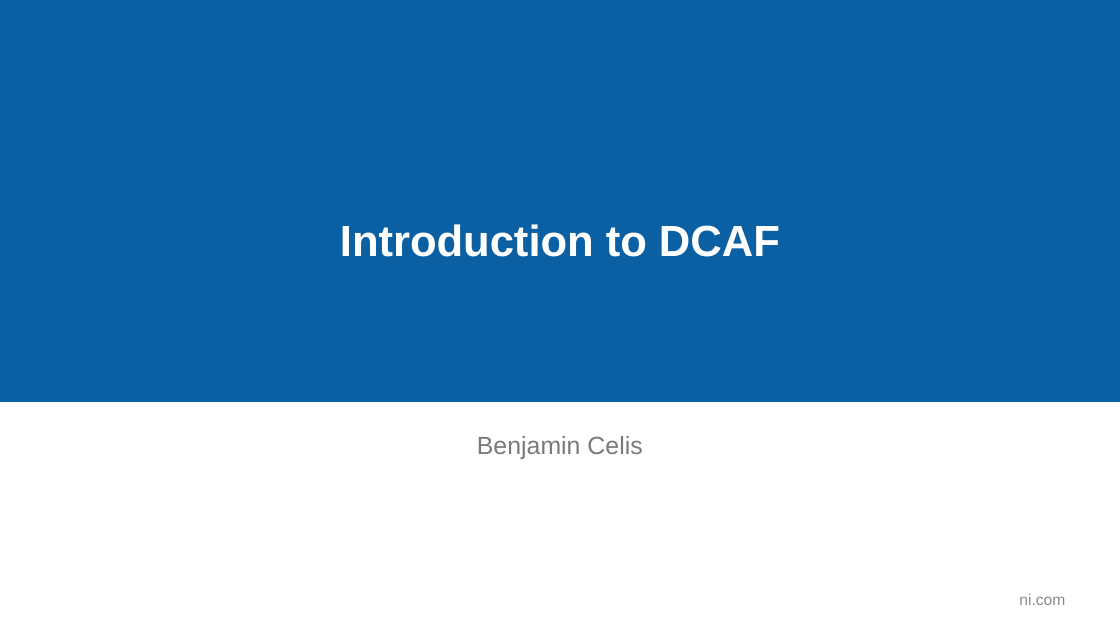
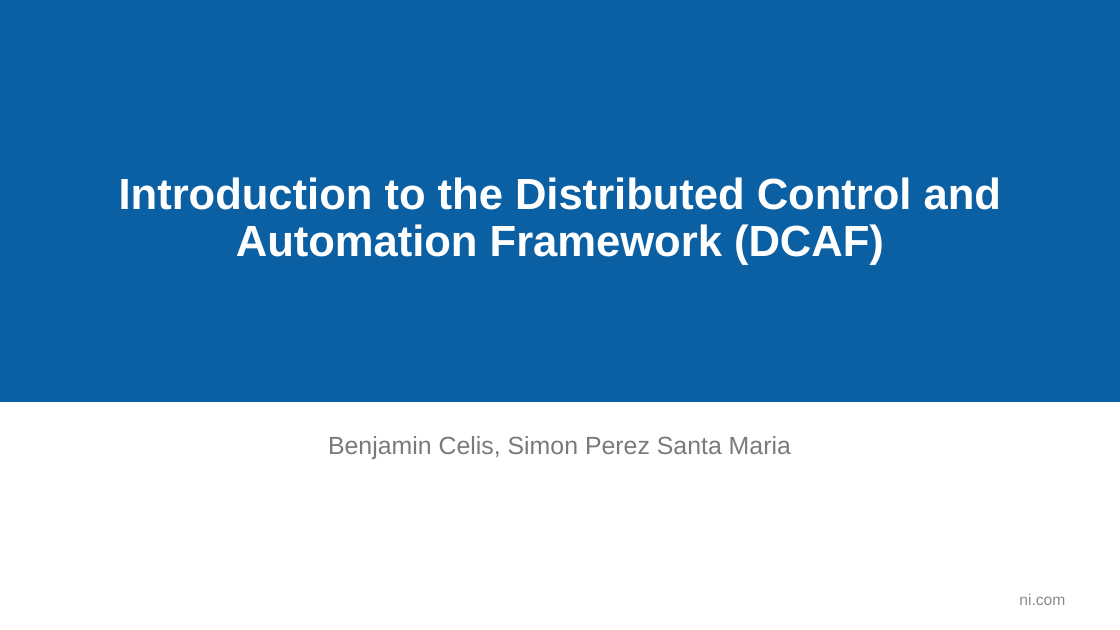
Before and after one commit to LabVIEW-DCAF/Documentation, a slide deck: slide 1 of Trunk/Presentations/A_Introduction to DCAF.pptx. Drawn at 1120x630 pixels with LibreOffice and Linux fonts; fonts in the diff are those of the drawing; background and template pictures are left out. Boxes give left, top, right and bottom in pixels: in the first picture for what was removed or moved away, otherwise in the second. Text is boxed around its words. In the diff, an @@ line names an element or a change of style, - is before the commit and + after.

```diff
--- a/Trunk/Presentations/A_Introduction to DCAF.pptx
+++ b/Trunk/Presentations/A_Introduction to DCAF.pptx
@@ title at [119, 177, 1001, 265]: text changed @@
-Introduction to DCAF
+Introduction to the Distributed Control and Automation Framework (DCAF)
@@ text at [328, 436, 791, 459]: text changed @@
-Benjamin Celis
+Benjamin Celis, Simon Perez Santa Maria
```
Also in this commit, not shown: 8 other slides changed, 1 slide added, 2 slides removed, 1 other file.
